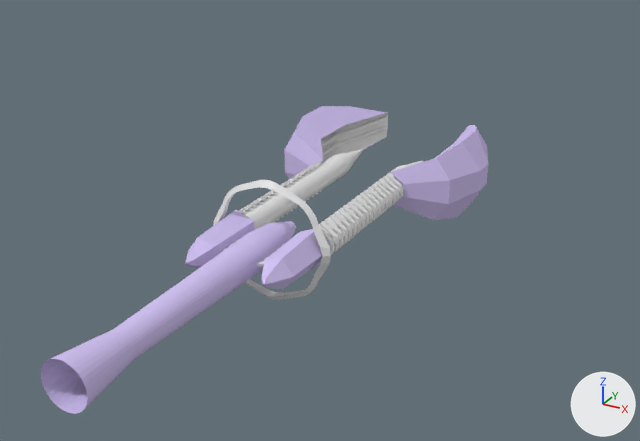
Before and after pictures for a commit that changed the Blender file blender_files/ruina_blends/staff_v1.blend.
Both versions are drawn from a camera (50 mm lens) standing at (26.5, -58.7, 23.0) and looking at (-4.0, -3.4, -4.6). The lights are fixed; the arrows at lower right show +X, +Y and +Z.

Names of what the first picture shows: 'ruina_staff_1'.
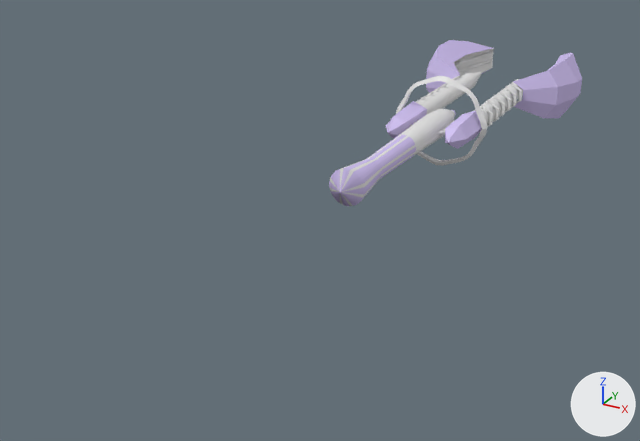
Location of each change, (x1, y1, x2, y2) in pixels of the pictures (640 x 441 px; the box of a moved part takes in the faces that stretch with it):
'ruina_staff_1', reshaped (43% narrower, 46% shorter)
    before: (40, 106, 488, 414)
    after: (329, 40, 582, 206)
part 1 of me_red, moved or reshaped
    before: (284, 106, 488, 220)
    after: (426, 40, 582, 118)
part 2 of me_red, moved or reshaped
    before: (242, 150, 424, 243)
    after: (418, 72, 523, 124)
part 3 of me_red, moved or reshaped
    before: (185, 210, 322, 289)
    after: (386, 101, 482, 149)
part 4 of me_red, moved or reshaped
    before: (213, 180, 331, 300)
    after: (396, 76, 487, 166)
part 5 of me_red, deleted
    before: (40, 117, 403, 414)
part 6 of me_red, added
    after: (329, 52, 523, 206)

What the commit changed:
Material 'w_wrench01_gold' (mat_w_wrench01_gold) is new.
Its base color is (0.8, 0.8, 0.8) (white #e7e7e7).
me_red is used by ob_ruina_staff_1; location (0.0, 0.0, 0.0).
me_red had 2485 vertices, 2270 faces and spanned x 0.0..7.8, y -34.6..8.9, z -4.0..4.0.
me_red now has 1671 vertices, 1580 faces and spans x 0.0..7.8, y -7.6..36.9, z -4.0..4.0.
me_red part 1: the loose piece of 44 vertices spanning x 2.6..7.8, y -5.3..8.9, z -2.9..2.9 is moved by (0.0, 28.0, 0.0).
me_red part 2: the loose piece of 257 vertices spanning x 1.8..3.4, y -16.4..1.2, z -0.9..0.9 is moved by (0.0, 28.0, 0.0).
me_red part 3: the loose piece of 16 vertices spanning x 1.7..3.8, y -21.9..-16.1, z -1.2..1.2 is moved by (0.0, 28.0, 0.0).
me_red part 4: the loose piece of 99 vertices spanning x 0.0..4.2, y -17.2..-16.6, z -4.0..4.0 is moved by (0.0, 28.0, 0.0).
me_red part 5: 21 loose pieces with 1752 vertices, spanning x 0.0..5.6, y -34.6..8.4, z -1.4..1.4, are deleted.
me_red part 6: 938 vertices added at x 0.0..5.6, y -7.6..36.4, z -1.4..1.4.
me_red now uses material mat_w_wrench01_gold (white #e7e7e7).
